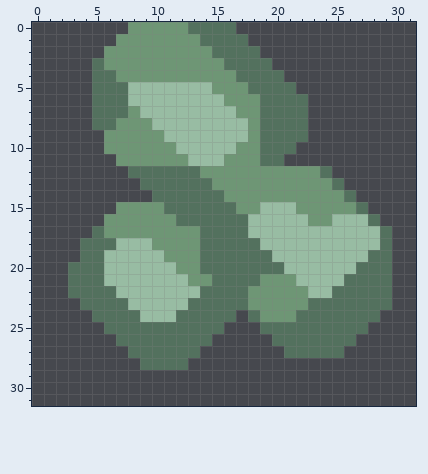
Pixel-art sprite: sprites/blocks/environment/nickel1.png. Above, as it was before the edit.
The file is 32x32 pixels.
The result:
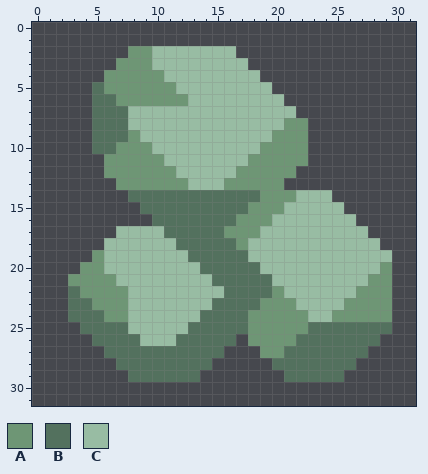
Palette (. is transparent): A #6e9675  B #53715e  C #98bca3
What changed:
@@ x 0..31 @@
- 0 ........AAAAABBBB...............
- 1 .......AAAAAAABBBB..............
- 2 ......AAAAAAAAABBBB.............
- 3 .....BAAAAAAAAAABBBB............
- 4 .....BBAAAAAAAAAABBBB...........
- 5 .....BBBCCCCCCCAAABBBB..........
- 6 .....BBBCCCCCCCCAAABBBB.........
- 7 .....BBBACCCCCCCCAABBBB.........
- 8 .....BBAAACCCCCCCCABBBB.........
- 9 ......AAAAACCCCCCCABBBB.........
-10 ......AAAAAACCCCCAABBB..........
-11 .......AAAAAACCCAAABB...........
-12 ........BBBBBBAAAAAAAAAAB.......
-13 .........BBBBBBAAAAAAAAAAB......
-14 ..........BBBBBBAAAAAAAAAAB.....
-15 .......AAAABBBBBBAACCCAAAAAB....
-16 ......AAAAAABBBBBBCCCCCAACCCB...
-17 .....BAAAAAAAABBBBCCCCCCCCCCCB..
-18 ....BBBCCCAAAABBBBBCCCCCCCCCCB..
-19 ....BBCCCCCAAABBBBBBCCCCCCCCBB..
-20 ...BBBCCCCCCAABBBBBBBCCCCCCBBB..
-21 ...BBBCCCCCCCAABBBBAAACCCCBBBB..
-22 ...BBBBCCCCCCCBBBBAAAAACCBBBBB..
-23 ....BBBBCCCCCBBBBBAAAAABBBBBBB..
-24 .....BBBBCCCBBBBB.BAAABBBBBBB...
-25 ......BBBBBBBBBB...BBBBBBBBB....
-26 .......BBBBBBBB.....BBBBBBB.....
-27 ........BBBBBB.......BBBBB......
-28 .........BBBB...................
-29 ................................
+ 0 ................................
+ 1 ................................
+ 2 ........AACCCCCCC...............
+ 3 .......AAACCCCCCCC..............
+ 4 ......AAAAACCCCCCCC.............
+ 5 .....BAAAAAACCCCCCCC............
+ 6 .....BBAAAAAACCCCCCCC...........
+ 7 .....BBBCCCCCCCCCCCCCC..........
+ 8 .....BBBCCCCCCCCCCCCCAA.........
+ 9 .....BBBACCCCCCCCCCCAAA.........
+10 .....BBAAACCCCCCCCCAAAA.........
+11 ......AAAAACCCCCCCAAAAA.........
+12 ......AAAAAACCCCCAAAAA..........
+13 .......AAAAAACCCAAAAA...........
+14 ........BBBBBBBBBBBAAACCC.......
+15 .........BBBBBBBBBAAACCCCC......
+16 ..........BBBBBBBAAACCCCCCC.....
+17 .......CCCCBBBBBAAACCCCCCCCC....
+18 ......CCCCCCBBBBBACCCCCCCCCCC...
+19 .....ACCCCCCCBBBBBCCCCCCCCCCCC..
+20 ....AACCCCCCCCBBBBBCCCCCCCCCCA..
+21 ...AAAACCCCCCCCBBBBBCCCCCCCCAA..
+22 ...BAAAACCCCCCCCBBBBACCCCCCAAA..
+23 ...BBAAACCCCCCCBBBBAAACCCCAAAA..
+24 ...BBBAACCCCCCBBBBAAAAACCAAAAA..
+25 ....BBBBCCCCCBBBBBAAAAABBBBBBB..
+26 .....BBBBCCCBBBBB.AAAABBBBBBB...
+27 ......BBBBBBBBBB...AABBBBBBB....
+28 .......BBBBBBBB.....BBBBBBB.....
+29 ........BBBBBB.......BBBBB......
 30 ................................
Where, in picture pixels (left, top, right, bottom), the same in both pictures:
changed: (68, 22, 392, 382)
